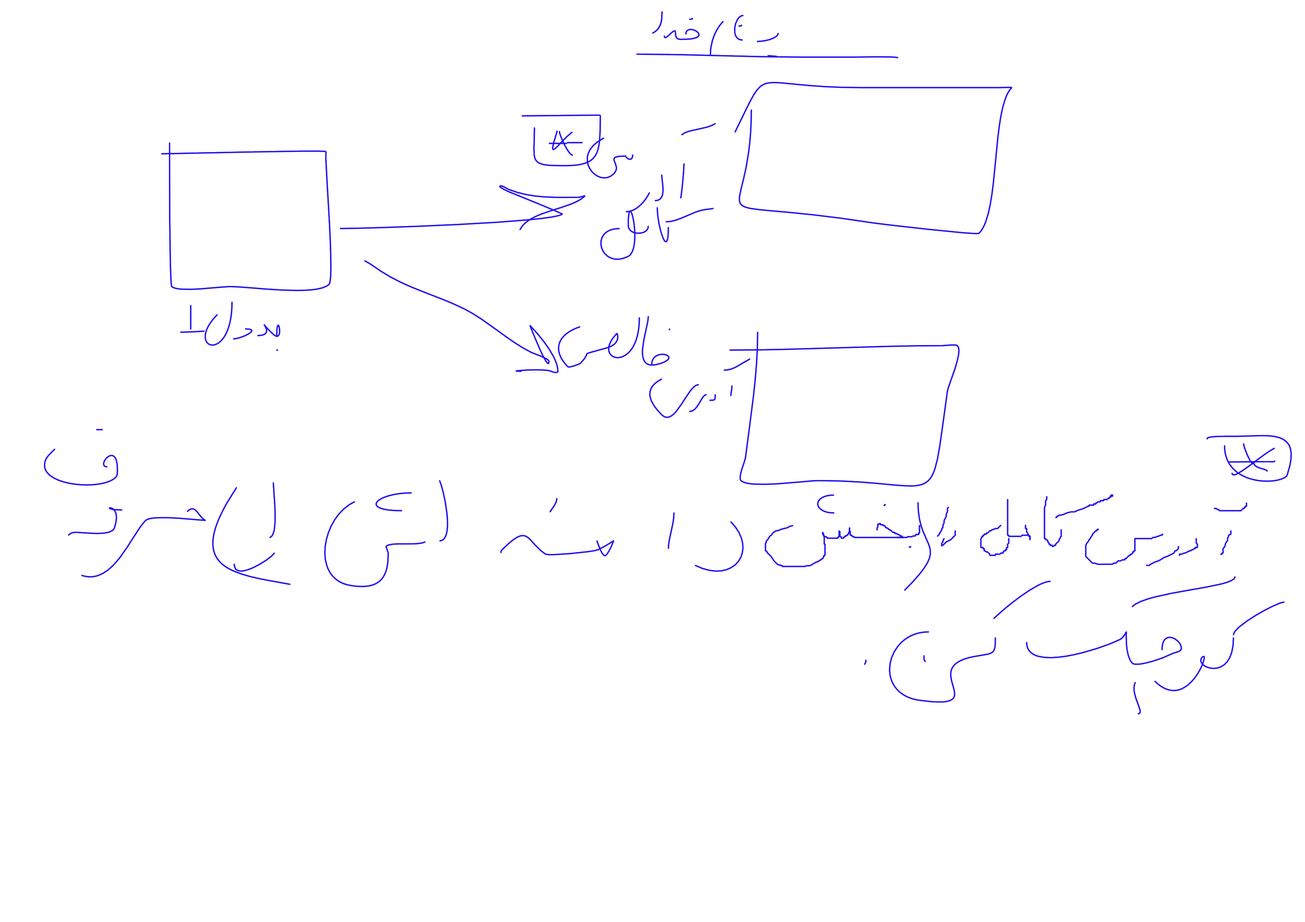
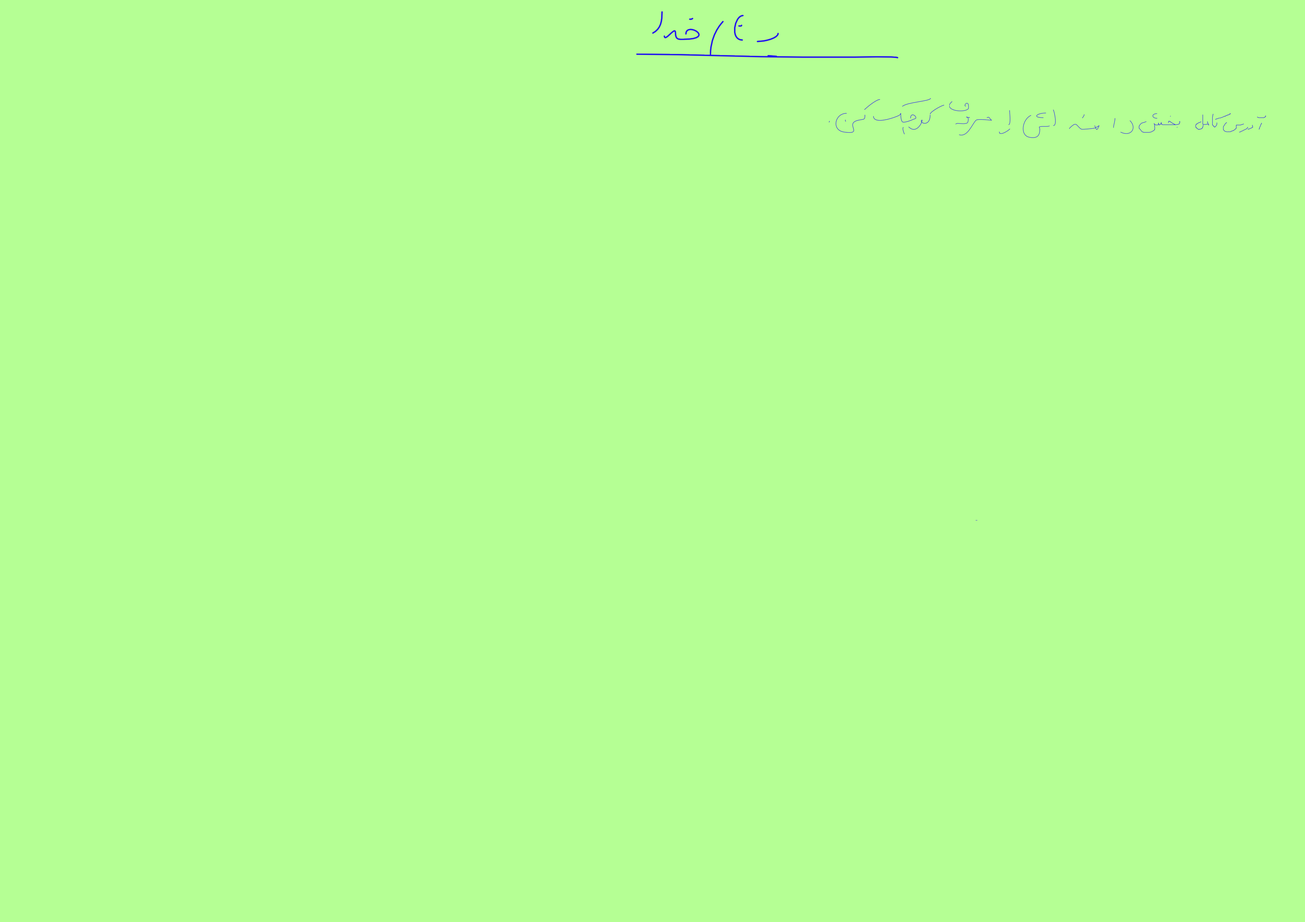
Layered file, before and after one edit (1305x922). Changes by layer:
painted on "Paint Layer 1" over [23, 0, 1305, 738]
added layer "bg color" above "Background" over [0, 0, 1305, 922]
